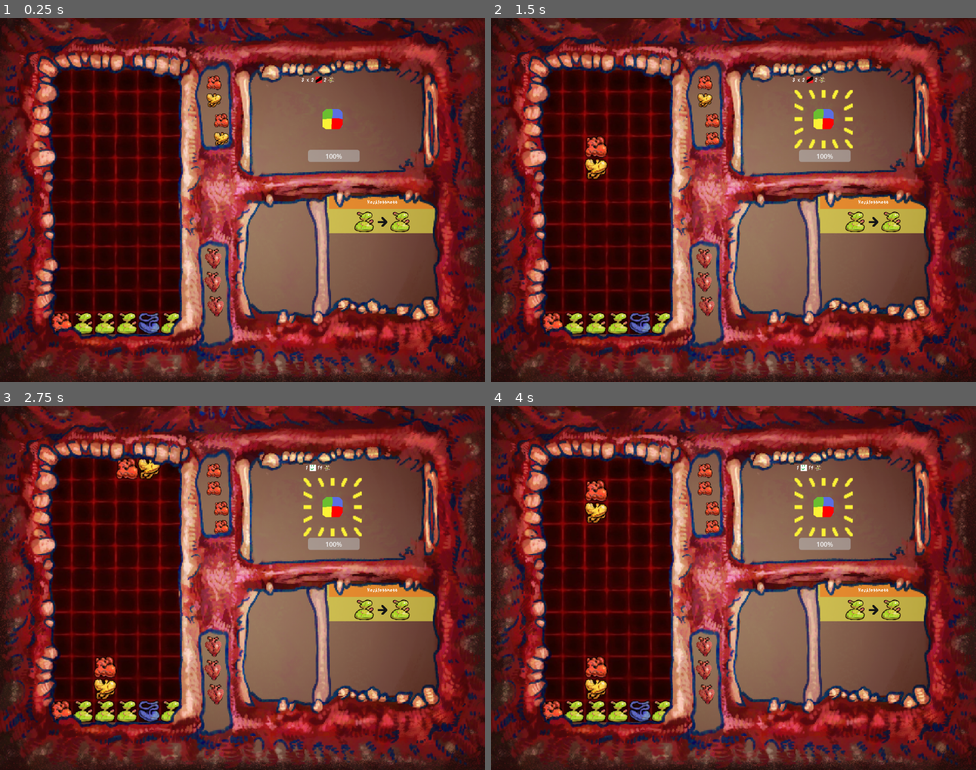
Above: before the commit, frames 1-4 (two rows, left to right).
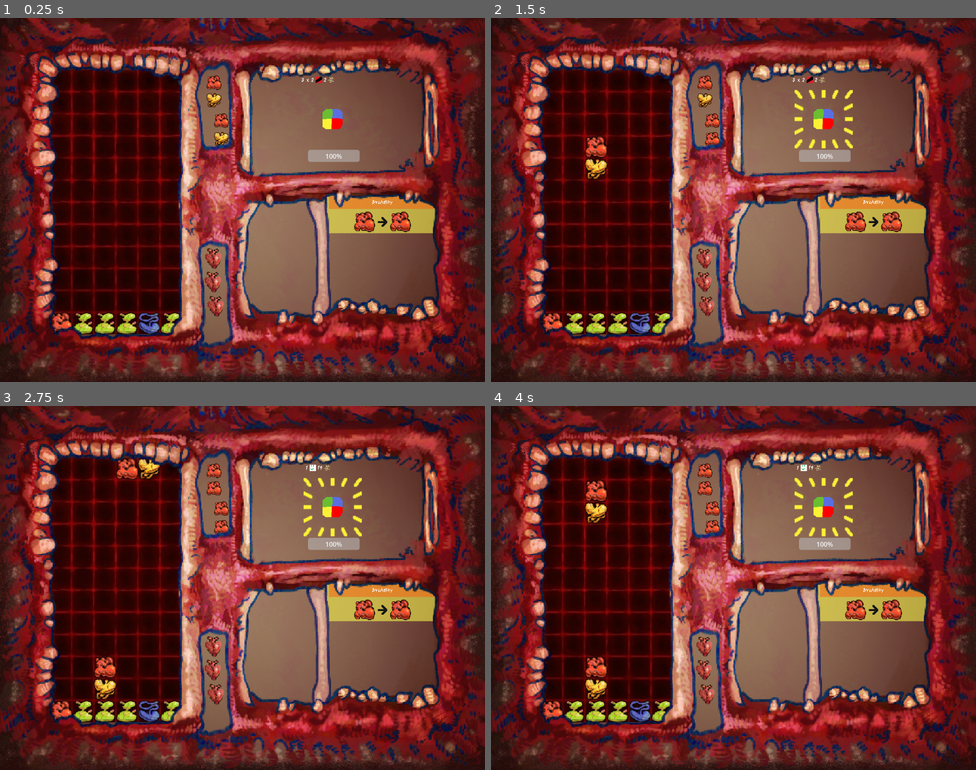
Above: after the commit, the same moments.

Repository: MarGamaDev/PuyoPuyoLike
Game: Godot game, scene res://Scenes/combat.tscn
Two runs of this game, one before a commit and one after it. Both use one fixed random seed, a clock stepped at 60 frames per second and the inputs below. The engine's default icon, where the game draws it, is replaced by a stand-in: a white triangle on a blue panel in a dark square.
Inputs (mouse positions are in pixels of both pictures, inside the frame that each line leads up to):
- Up to frame 1 (0.25 s): no input
- Up to frame 2 (1.5 s): move the mouse to (840, 181) at 0.52 s; hold D (puyo_right) 0.53-1.28 s; tap 1 (TESTING_player_spawn) at 0.6 s; tap Enter at 1.25 s; move the mouse to (636, 218) at 1.27 s; hold S (puyo_down) from 1.28 s (still down); tap J (puyo_rotate) at 1.35 s
- Up to frame 3 (2.75 s): move the mouse to (291, 507) at 2.02 s; release S (puyo_down) at 2.03 s; hold D (puyo_right) from 2.03 s (still down); tap Shift (switch_target) at 2.1 s
- Up to frame 4 (4 s): tap Space at 2.75 s; move the mouse to (709, 660) at 2.77 s; tap 1 (TESTING_player_spawn) at 2.85 s; tap Enter at 3.5 s; move the mouse to (879, 642) at 3.52 s; release D (puyo_right) at 3.53 s; hold A (puyo_left) from 3.53 s (still down); tap J (puyo_rotate) at 3.6 s

The runs differ from the first frame. In frame 1, 0.4% of the frame differs, in the area x 73-85%, y 50-59%; in frame 2, 0.4%; in frame 3, 0.4%; in frame 4, 0.4%.

Commit message:
brutality spell added

Diff:
--- /dev/null
+++ b/Resources/SpellData/brutality.tres
@@ -0,0 +1,12 @@
+[gd_resource type="Resource" script_class="SpellData" load_steps=2 format=3 uid="uid://y8sgi72q7ip8"]
+
+[ext_resource type="Script" uid="uid://dnec0n0x4urar" path="res://scripts/Data/spell_data.gd" id="1_y4qyo"]
+
+[resource]
+script = ExtResource("1_y4qyo")
+spell_name = "Brutality"
+spell_description = "Deal [damage amount] to the targeted enemy. Let them feel the scale of your actions."
+recipe_type = 1
+recipe_contents = Array[int]([4, 4])
+spell_path = "res://Scenes/spells/brutality_spell.tscn"
+metadata/_custom_type_script = "uid://dnec0n0x4urar"
--- /dev/null
+++ b/Scenes/spells/brutality_spell.gd
@@ -0,0 +1,13 @@
+extends SequentialSpell
+
+##deals flat damage to targeted enemy on cast
+signal deal_spell_damage(damage : int)
+
+@export var spell_damage : int = 50
+
+func connect_to_effect_signals():
+	deal_spell_damage.connect(combat_manager.damage_targeted_enemy)
+
+func trigger_spell_effect():
+	deal_spell_damage.emit(spell_damage)
+	print("Brutality cast")
--- /dev/null
+++ b/Scenes/spells/brutality_spell.tscn
@@ -0,0 +1,9 @@
+[gd_scene load_steps=3 format=3 uid="uid://dct1eh2elmyay"]
+
+[ext_resource type="Script" uid="uid://cpaiygh86hvy3" path="res://Scenes/spells/brutality_spell.gd" id="1_v0jga"]
+[ext_resource type="Resource" uid="uid://y8sgi72q7ip8" path="res://Resources/SpellData/brutality.tres" id="2_1grda"]
+
+[node name="BrutalitySpell" type="Node2D"]
+script = ExtResource("1_v0jga")
+spell_data = ExtResource("2_1grda")
+metadata/_custom_type_script = "uid://qt78oiw24c77"
--- a/Scenes/spells/spellSystem/spell_manager.tscn
+++ b/Scenes/spells/spellSystem/spell_manager.tscn
@@ -2,7 +2,7 @@
 
 [ext_resource type="Script" uid="uid://62suwvfwb2yg" path="res://scripts/spells/spellsystem/spell_manager.gd" id="1_l1yqq"]
 [ext_resource type="PackedScene" uid="uid://c5du1g626to65" path="res://Scenes/RewardScreen/equipped_spells_container.tscn" id="2_peavi"]
-[ext_resource type="Resource" uid="uid://dys7v8r3l87iu" path="res://Resources/SpellData/recklessness.tres" id="2_xoggv"]
+[ext_resource type="Resource" uid="uid://y8sgi72q7ip8" path="res://Resources/SpellData/brutality.tres" id="2_xoggv"]
 
 [node name="SpellManager" type="Node2D"]
 script = ExtResource("1_l1yqq")
--- a/scripts/spells/spellsystem/spell_finder.gd
+++ b/scripts/spells/spellsystem/spell_finder.gd
@@ -11,7 +11,8 @@
 	"Hatred" : "res://Scenes/spells/hatred_spell.tscn",
 	"Ambition" : "res://Scenes/spells/ambition_spell.tscn",
 	"Cunning" : "res://Scenes/spells/cunning_spell.tscn",
-	"Recklessness" : "res://Scenes/spells/recklessness_spell.tscn"
+	"Recklessness" : "res://Scenes/spells/recklessness_spell.tscn",
+	"Brutality" : "res://Scenes/spells/brutality_spell.tscn"
 }
 
 static func find_spell(name: String) -> String:
Not shown, added: Scenes/spells/brutality_spell.gd.uid
